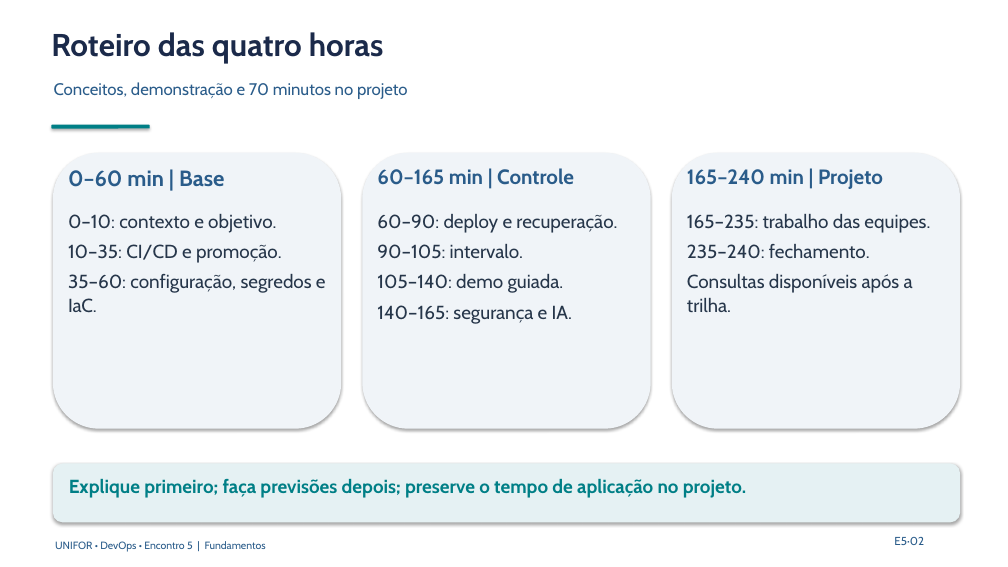
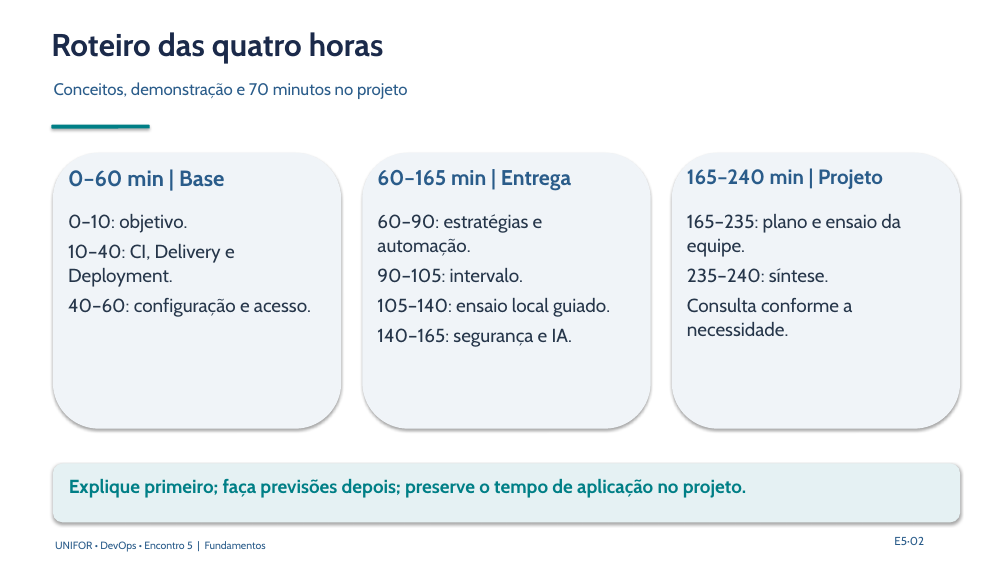
Before and after one commit to unifor-docente/desenvolvimento-software-integrado-devops, a slide deck: slide 73 of Slides/Desenvolvimento de Software Integrado - DevOps - Guia de Aula.pptx. Drawn at 1008x567 pixels with LibreOffice and Linux fonts; fonts in the diff are those of the drawing. Boxes give left, top, right and bottom in pixels: in the first picture for what was removed or moved away, otherwise in the second. Text is boxed around its words. In the diff, an @@ line names an element or a change of style, - is before the commit and + after.

```diff
--- a/Slides/Desenvolvimento de Software Integrado - DevOps - Guia de Aula.pptx
+++ b/Slides/Desenvolvimento de Software Integrado - DevOps - Guia de Aula.pptx
@@ text at bbox=[377, 170, 571, 191]: text changed; size 19.7 to 20.3 pt @@
-60–165 min | Controle
+60–165 min | Entrega
@@ text at bbox=[68, 214, 311, 317]: text changed @@
-0–10: contexto e objetivo.
-10–35: CI/CD e promoção.
-35–60: configuração, segredos e IaC.
+0–10: objetivo.
+10–40: CI, Delivery e Deployment.
+40–60: configuração e acesso.
@@ text at bbox=[377, 214, 543, 256]: text changed @@
-60–90: deploy e recuperação.
+60–90: estratégias e automação.
@@ text at bbox=[687, 214, 901, 336]: text changed @@
-165–235: trabalho das equipes.
-235–240: fechamento.
-Consultas disponíveis após a trilha.
+165–235: plano e ensaio da equipe.
+235–240: síntese.
+Consulta conforme a necessidade.
@@ text at bbox=[377, 298, 610, 317]: text changed @@
-105–140: demo guiada.
+105–140: ensaio local guiado.
```
Also in this commit, not shown: 48 other slides changed, 10 slides added, 22 other files.
